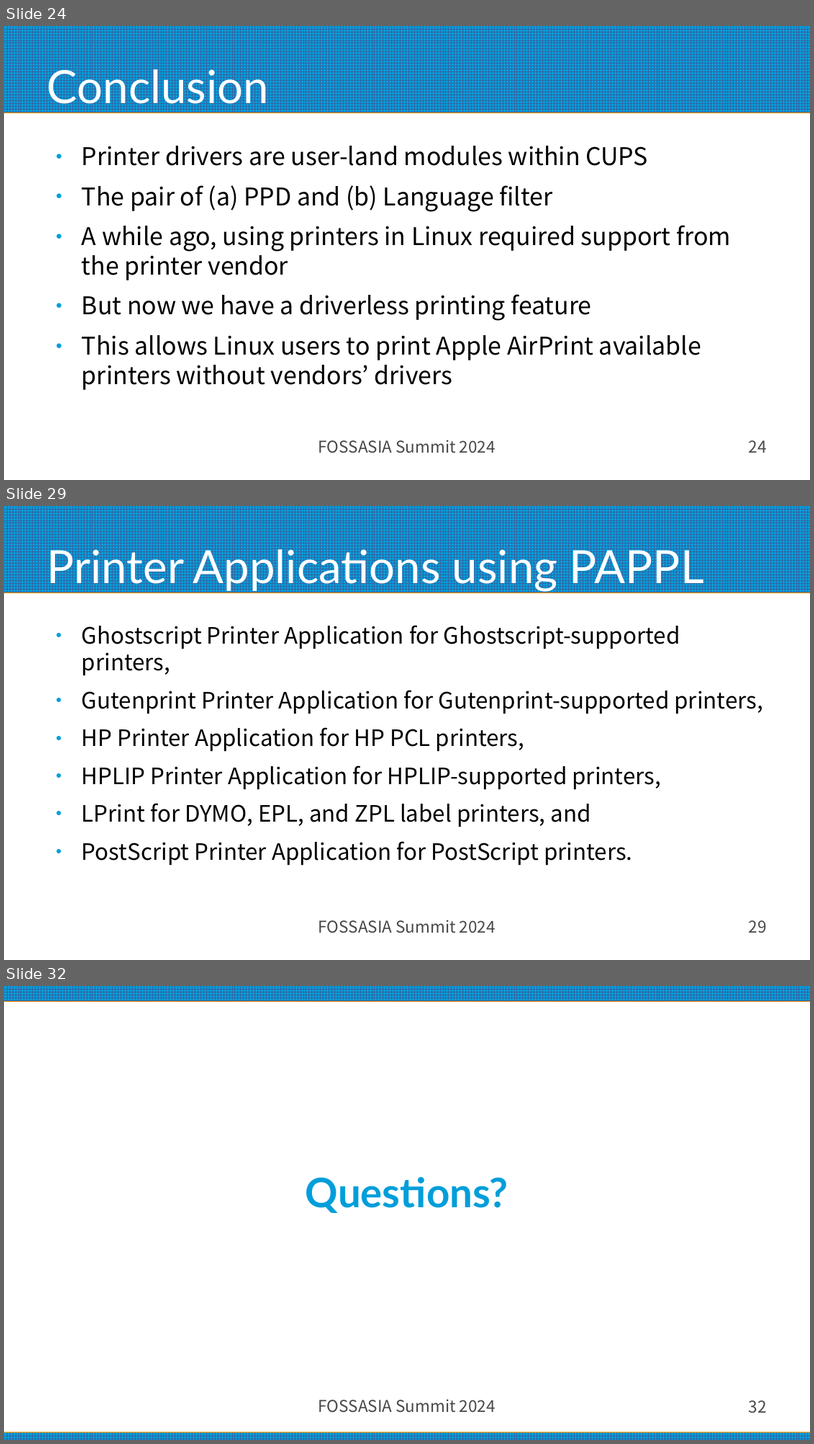
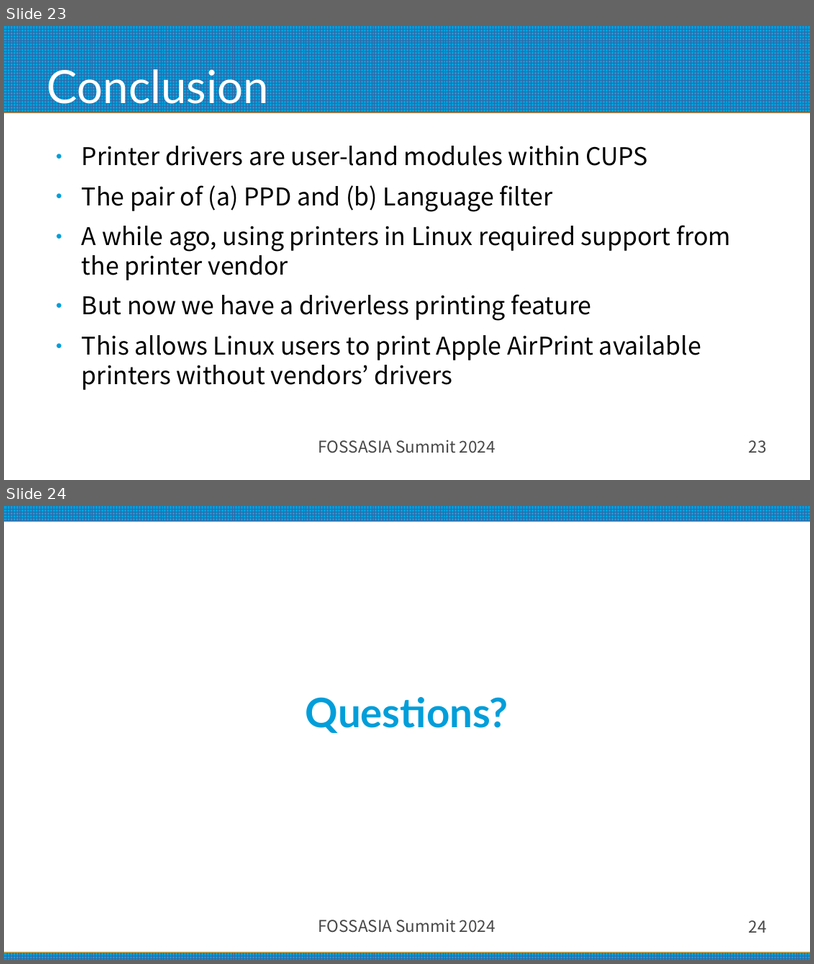
Before and after one commit to naruoga/presentations, a slide deck: FOSSASIA2024_Desktop_Printing.odp. Shown one above the other, each under a label of ours: slides 24, 29 and 32 before the commit, slides 23 and 24 after it; the slides between them are not shown. The pictures are 814x1444 and 814x964 pixels, drawn with LibreOffice and Linux fonts; fonts in the diff are those of the drawing. Boxes give left, top, right and bottom in pixels: in the first picture for what was removed or moved away, otherwise in the second. Text is boxed around its words. In the diff, an @@ line names an element or a change of style, - is before the commit and + after.

Commit message:
FOSSASIA2024_Desktop_Printing.odp: finalized version

```diff
--- a/FOSSASIA2024_Desktop_Printing.odp
+++ b/FOSSASIA2024_Desktop_Printing.odp
@@ slide 29 removed at (4,506,810,960), background #FFFFFF; not listed: 1 template element that a slide beside it also shows @@
@@ title removed at (47,543,705,592) @@
-Printer Applications using PAPPL
@@ text removed at (82,625,764,865) @@
-● Ghostscript Printer Application for Ghostscript-supported printers,
-● Gutenprint Printer Application for Gutenprint-supported printers,
-● HP Printer Application for HP PCL printers,
-● HPLIP Printer Application for HPLIP-supported printers,
-● LPrint for DYMO, EPL, and ZPL label printers, and
-● PostScript Printer Application for PostScript printers.
@@ text removed at (319,919,496,933) @@
-FOSSASIA Summit 2024
@@ page number removed at (749,920,767,933) @@
-29
@@ what was slide 24 is now slide 23 @@
@@ page number at (749,440,767,453): text changed @@
-24
+23
@@ what was slide 32 is now slide 24 @@
@@ page number at (749,920,767,932): text changed @@
-32
+24
```
Also in this commit, not shown: 1 slide changed, 7 other slides removed.
